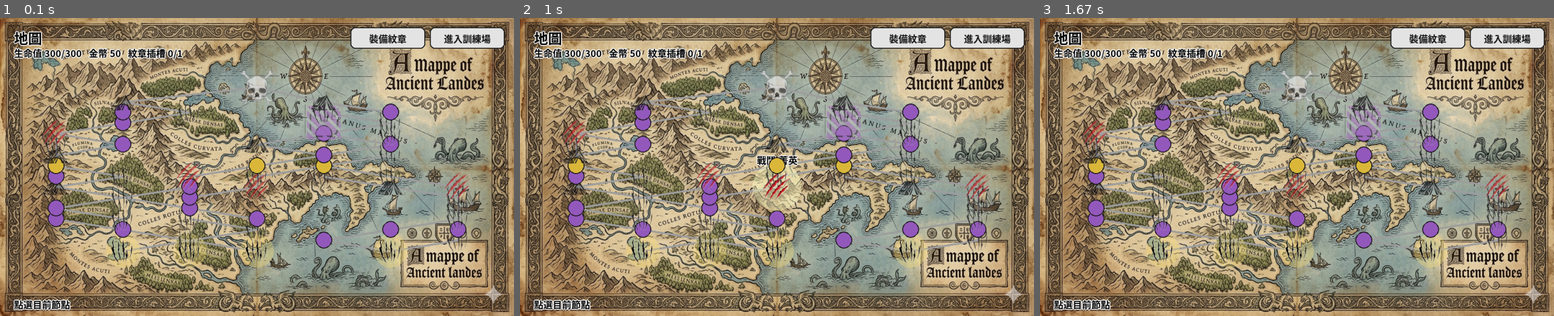
Above: before the commit, frames 1-3 (left to right).
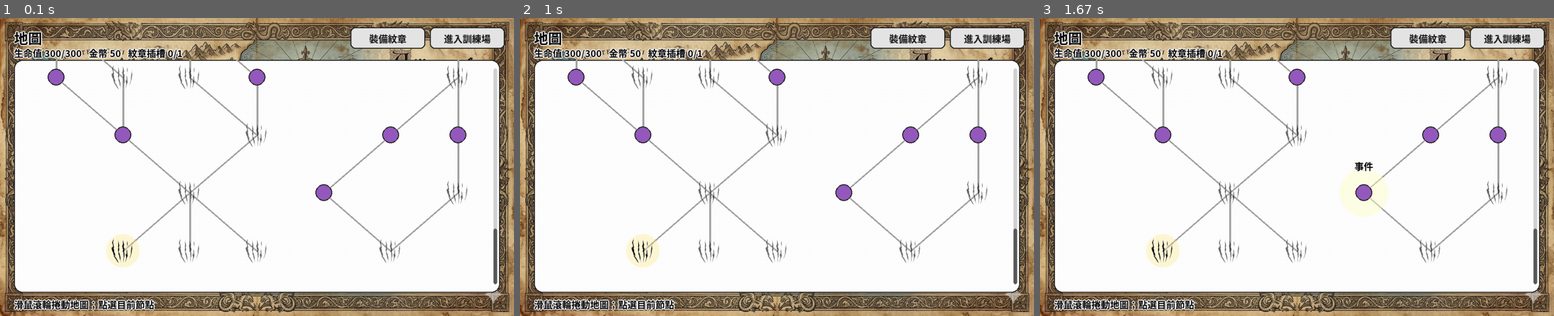
Above: after the commit, the same moments.

Repository: meltryllis0409-1/claw_of_demon
Game: pygame game, started from game/ui/pygame_app.py
Two runs of this game, one before a commit and one after it. Both use one fixed random seed, a clock stepped at 60 frames per second and the inputs below.
Inputs (mouse positions are in pixels of both pictures, inside the frame that each line leads up to):
- Up to frame 1 (0.1 s): no input
- Up to frame 2 (1 s): click (756, 178) at 0.38 s; click (777, 187) at 0.72 s
- Up to frame 3 (1.67 s): click "地圖" at 1.05 s; click (1358, 193) at 1.38 s

The runs differ from the first frame. In frame 1, 74% of the frame differs, in the area x 2-98%, y 13-99%; in frame 2, 74%; in frame 3, 74%.

Commit message:
update mapgen logic

Diff:
--- a/game/ui/pygame_app.py
+++ b/game/ui/pygame_app.py
@@ -209,8 +209,39 @@
         self.msg = ""
         self.show_equip_panel = False
         self._equip_item_rects: List[Tuple[str, pygame.Rect]] = []
+        self.scroll_y = 0
+        self.scroll_speed = 70
+        self._initial_scroll_done = False
         self._btn_equip = Button(pygame.Rect(0, 0, 160, 46), "裝備紋章")
         self._btn_training = Button(pygame.Rect(0, 0, 160, 46), "進入訓練場")
+
+    def _map_view_rect(self, sw: int, sh: int) -> pygame.Rect:
+        return pygame.Rect(30, 90, sw - 60, sh - 140)
+
+    def _map_content_height(self, view_rect: pygame.Rect) -> int:
+        g = self.run.map_graph
+        if not g.nodes:
+            return view_rect.h
+
+        max_depth = max(node.depth for node in g.nodes.values())
+        floor_count = max_depth + 1
+        return max(view_rect.h, floor_count * 105 + 240)
+
+    def _max_scroll_y(self, view_rect: pygame.Rect) -> int:
+        return max(0, self._map_content_height(view_rect) - view_rect.h)
+
+    def _clamp_scroll(self, view_rect: pygame.Rect) -> None:
+        self.scroll_y = max(0, min(self.scroll_y, self._max_scroll_y(view_rect)))
+
+    def _map_content_rect(self, sw: int, sh: int) -> pygame.Rect:
+        view_rect = self._map_view_rect(sw, sh)
+        self._clamp_scroll(view_rect)
+        return pygame.Rect(
+            view_rect.x,
+            view_rect.y - self.scroll_y,
+            view_rect.w,
+            self._map_content_height(view_rect),
+        )
 
     def _node_screen_pos(self, node: MapNode, rect: pygame.Rect) -> Tuple[int, int]:
         pad_x = 90
@@ -246,36 +277,48 @@
     def clickable_nodes(self) -> List[int]:
         g = self.run.map_graph
         cur = g.nodes[self.run.current_node_id]
-
-        has_cleared_non_boss = any(
-            node.cleared and node.node_type.name != "BOSS"
-            for node in g.nodes.values()
-        )
-        if not has_cleared_non_boss and cur.depth == 0 and not cur.cleared:
-            return [nid for nid, node in g.nodes.items() if node.depth == 0]
-
         if not cur.cleared:
             return [cur.node_id]
         return list(cur.next_ids)
 
-    def _hovered_node(self, mouse_pos: Tuple[int, int], map_rect: pygame.Rect) -> Optional[int]:
+    def _hovered_node(self, mouse_pos: Tuple[int, int], content_rect: pygame.Rect, view_rect: pygame.Rect) -> Optional[int]:
+        if not view_rect.collidepoint(mouse_pos):
+            return None
+
         g = self.run.map_graph
         for nid, node in g.nodes.items():
-            x, y = self._node_screen_pos(node, map_rect)
+            x, y = self._node_screen_pos(node, content_rect)
+            if not view_rect.collidepoint((x, y)):
+                continue
             if (mouse_pos[0] - x) ** 2 + (mouse_pos[1] - y) ** 2 <= 18 ** 2:
                 return nid
         return None
 
-    def handle_map_click(self, pos: Tuple[int, int], map_rect: pygame.Rect) -> Optional[int]:
+    def handle_map_click(self, pos: Tuple[int, int], sw: int, sh: int) -> Optional[int]:
+        view_rect = self._map_view_rect(sw, sh)
+        if not view_rect.collidepoint(pos):
+            return None
+
+        content_rect = self._map_content_rect(sw, sh)
         g = self.run.map_graph
         clickables = set(self.clickable_nodes())
+
         for nid, node in g.nodes.items():
-            x, y = self._node_screen_pos(node, map_rect)
+            x, y = self._node_screen_pos(node, content_rect)
+            if not view_rect.collidepoint((x, y)):
+                continue
             if (pos[0] - x) ** 2 + (pos[1] - y) ** 2 <= 18 ** 2 and nid in clickables:
                 return nid
         return None
 
     def handle_event(self, event: pygame.event.Event, sw: int, sh: int) -> Optional[str]:
+        if event.type == pygame.MOUSEWHEEL:
+            view_rect = self._map_view_rect(sw, sh)
+            if not self.show_equip_panel and view_rect.collidepoint(pygame.mouse.get_pos()):
+                self.scroll_y -= event.y * self.scroll_speed
+                self._clamp_scroll(view_rect)
+            return None
+
         if event.type != pygame.MOUSEBUTTONDOWN or event.button != 1:
             return None
         pos = event.pos
@@ -315,20 +358,31 @@
         self._btn_equip.draw(screen, self.font, True)
         self._btn_training.draw(screen, self.font, True)
 
-        map_rect = pygame.Rect(30, 90, sw - 60, sh - 140)
+        view_rect = self._map_view_rect(sw, sh)
+        if not self._initial_scroll_done:
+            self.scroll_y = self._max_scroll_y(view_rect)
+            self._initial_scroll_done = True
+
+        content_rect = self._map_content_rect(sw, sh)
         g = self.run.map_graph
         clickables = set(self.clickable_nodes())
-        hovered = self._hovered_node(pygame.mouse.get_pos(), map_rect)
+        hovered = self._hovered_node(pygame.mouse.get_pos(), content_rect, view_rect)
+
+        pygame.draw.rect(screen, (255, 255, 255), view_rect, border_radius=18)
+        pygame.draw.rect(screen, (30, 30, 30), view_rect, width=2, border_radius=18)
+
+        old_clip = screen.get_clip()
+        screen.set_clip(view_rect)
 
         for node in g.nodes.values():
-            x1, y1 = self._node_screen_pos(node, map_rect)
+            x1, y1 = self._node_screen_pos(node, content_rect)
             for nid2 in node.next_ids:
                 n2 = g.nodes[nid2]
-                x2, y2 = self._node_screen_pos(n2, map_rect)
+                x2, y2 = self._node_screen_pos(n2, content_rect)
                 pygame.draw.line(screen, (160, 160, 160), (x1, y1), (x2, y2), 4)
 
         for node in g.nodes.values():
-            x, y = self._node_screen_pos(node, map_rect)
+            x, y = self._node_screen_pos(node, content_rect)
             if node.node_id in clickables:
                 _draw_glow(screen, (x, y), 36, (255, 230, 120), 80)
             if hovered == node.node_id:
@@ -358,8 +412,18 @@
             if node.cleared:
                 _blit_text_outline(screen, self.font, "CLEAR!", (x, y + 46), center=True)
 
+        screen.set_clip(old_clip)
+
+        max_scroll = self._max_scroll_y(view_rect)
+        if max_scroll > 0:
+            track = pygame.Rect(view_rect.right - 14, view_rect.y + 18, 8, view_rect.h - 36)
+            pygame.draw.rect(screen, (210, 210, 210), track, border_radius=4)
+            thumb_h = max(36, int(track.h * view_rect.h / self._map_content_height(view_rect)))
+            thumb_y = track.y + int((track.h - thumb_h) * (self.scroll_y / max_scroll))
+            pygame.draw.rect(screen, (90, 90, 90), pygame.Rect(track.x, thumb_y, track.w, thumb_h), border_radius=4)
+
         cur = g.nodes[self.run.current_node_id]
-        hint = "點選目前節點" if not cur.cleared else "點選下一個節點"
+        hint = "滑鼠滾輪捲動地圖；點選目前節點" if not cur.cleared else "滑鼠滾輪捲動地圖；點選下一個節點"
         _blit_text_outline(screen, self.font, hint, (30, sh - 40))
         if self.msg:
             _blit_text_outline(screen, self.font, self.msg, (260, sh - 40), fg=(180, 30, 30))
@@ -756,36 +820,24 @@
                 if action == "training" and training_dummy is not None:
                     start_combat(training_dummy)
                 if event.type == pygame.MOUSEBUTTONDOWN and event.button == 1 and not map_scene.show_equip_panel:
-                    map_rect = pygame.Rect(30, 90, sw - 60, sh - 140)
-                    nid = map_scene.handle_map_click(event.pos, map_rect)
+                    nid = map_scene.handle_map_click(event.pos, sw, sh)
                     if nid is None:
                         continue
                     run.current_node_id = nid
                     node = run.map_graph.nodes[nid]
-                    node_type_name = node.node_type.name
-                    if node_type_name == "CAMP":
+                    if node.node_type == NodeType.CAMP:
                         before = run.hp
                         run.hp = min(run.max_hp, run.hp + 20)
                         node.cleared = True
-                        map_scene.msg = f"休息點回復 {run.hp - before} HP"
-                    elif node_type_name == "TREASURE":
-                        reward = 50
-                        run.gold += reward
-                        node.cleared = True
-                        map_scene.msg = f"寶箱獲得 {reward} 金幣"
-                    elif node_type_name == "EVENT":
-                        reward = choice([15, 20, 25])
-                        run.gold += reward
-                        node.cleared = True
-                        map_scene.msg = f"事件完成，獲得 {reward} 金幣"
-                    elif node_type_name == "SHOP":
+                        map_scene.msg = f"CAMP 回復 {run.hp - before} HP"
+                    elif node.node_type == NodeType.SHOP:
                         shop_scene = ShopScene(run, sigils_all, font, font_big)
                         scene = "shop"
-                    elif node_type_name == "COMBAT" and normals:
+                    elif node.node_type == NodeType.COMBAT and normals:
                         start_combat(choice(normals))
-                    elif node_type_name == "ELITE" and elites:
+                    elif node.node_type == NodeType.ELITE and elites:
                         start_combat(choice(elites))
-                    elif node_type_name == "BOSS" and bosses:
+                    elif node.node_type == NodeType.BOSS and bosses:
                         start_combat(choice(bosses))
 
             elif scene == "shop":
